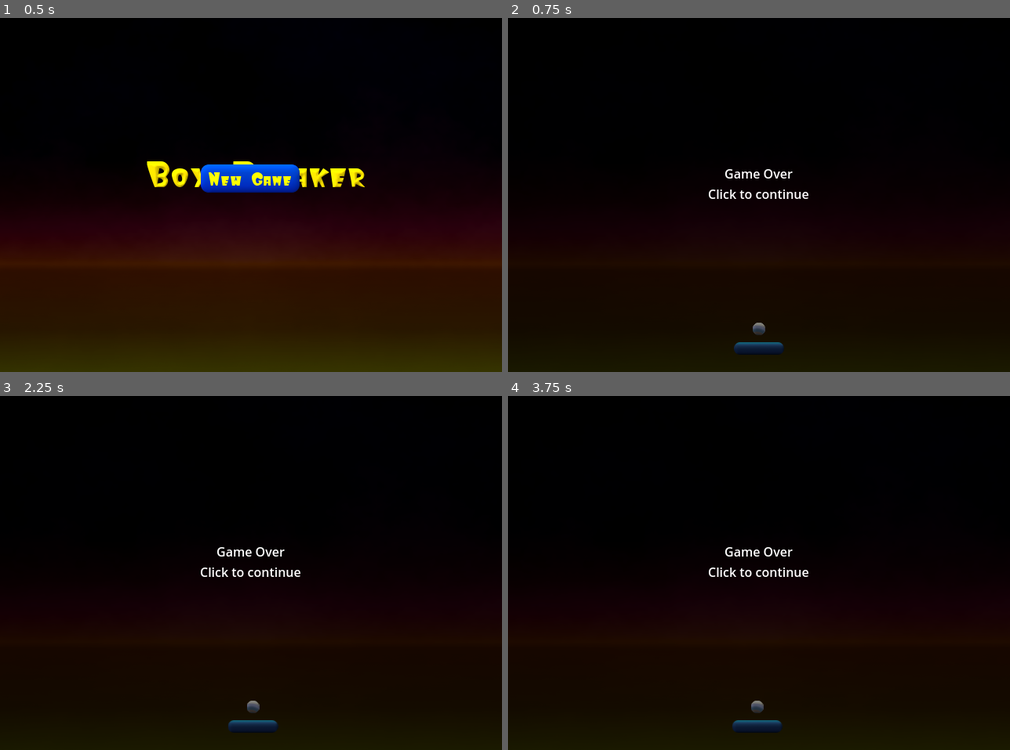
Above: before the commit, frames 1-4 (two rows, left to right).
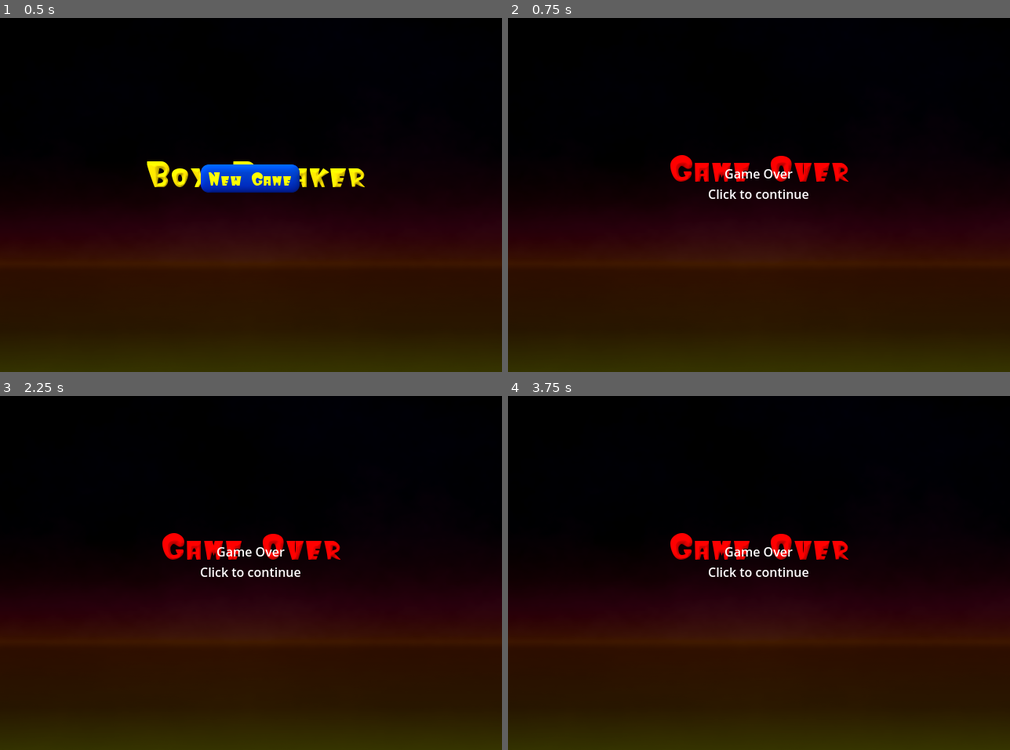
Above: after the commit, the same moments.

Repository: jdfight/BoxBreaker
Game: Godot game, scene res://scenes/main.tscn
Same seed, same stepped clock (60 frames per second), same inputs: the game is played once before the commit and once after it.
Inputs (mouse positions are in pixels of both pictures, inside the frame that each line leads up to):
- Up to frame 1 (0.5 s): no input
- Up to frame 2 (0.75 s): click (759, 184) at 0.5 s
- Up to frame 3 (2.25 s): tap Enter (ui_accept) at 1.25, 1.35, 1.52, 1.82 s; move the mouse to (361, 544) at 1.27 s; click (361, 544) at 1.42 s; click (251, 562) at 2 s
- Up to frame 4 (3.75 s): tap Enter (ui_accept) at 2.75, 2.85, 3.02, 3.32 s; move the mouse to (658, 580) at 2.77 s; click (658, 580) at 2.92 s; click (759, 562) at 3.5 s

Frame 1 is identical in both runs. In frame 2, 14% of the frame differs, in the area x 0-100%, y 38-100%; in frame 3, 14%; in frame 4, 14%.

Commit message:
Godot game feature complete

Diff:
--- a/godot_game/project.godot
+++ b/godot_game/project.godot
@@ -8,6 +8,24 @@
 
 config_version=5
 
+[application]
+
+config/name="Box Breaker"
+run/main_scene="res://scenes/main.tscn"
+config/features=PackedStringArray("4.4", "Forward Plus")
+config/icon="res://icon.svg"
+
+[autoload]
+
+MapLoader="*res://scripts/map_loader.gd"
+AudioManager="*res://scripts/audio_manager.gd"
+
+[display]
+
+window/size/viewport_width=640
+window/size/viewport_height=480
+window/stretch/mode="canvas_items"
+
 [layer_names]
 
 2d_physics/layer_1="Walls"
@@ -15,25 +33,6 @@
 2d_physics/layer_3="Paddle"
 2d_physics/layer_4="Bricks"
 
-[application]
-
-config/name="Box Breaker"
-run/main_scene="res://scenes/main.tscn"
-config/features=PackedStringArray("4.2", "Forward Plus")
-config/icon="res://icon.svg"
-
-[display]
-
-window/size/viewport_width=640
-window/size/viewport_height=480
-window/stretch/mode="canvas_items"
-window/stretch/aspect="keep"
-
-[autoload]
-
-MapLoader="*res://scripts/map_loader.gd"
-AudioManager="*res://scripts/audio_manager.gd"
-
 [rendering]
 
 renderer/rendering_method="gl_compatibility"
--- a/godot_game/scenes/ball.tscn
+++ b/godot_game/scenes/ball.tscn
@@ -1,25 +1,24 @@
-[gd_scene load_steps=4 format=3 uid="uid://cjw7q3w8xqyv"]
+[gd_scene load_steps=5 format=3 uid="uid://cjw7q3w8xqyv"]
 
-[ext_resource type="Script" path="res://scripts/ball.gd" id="1_abcde"]
-[ext_resource type="Texture2D" uid="uid://dkh2h2j2h2j2" path="res://assets/pixmaps/ball.png" id="2_fghij"]
-
-[sub_resource type="CircleShape2D" id="CircleShape2D_12345"]
-radius = 8.0
+[ext_resource type="Script" uid="uid://c7qx5v7nt4spx" path="res://scripts/ball.gd" id="1_abcde"]
+[ext_resource type="Texture2D" uid="uid://cpbs6y4gvd8vx" path="res://assets/pixmaps/ball.png" id="2_fghij"]
 
 [sub_resource type="PhysicsMaterial" id="PhysicsMaterial_bouncy"]
 friction = 0.0
 bounce = 1.0
 
+[sub_resource type="CircleShape2D" id="CircleShape2D_12345"]
+radius = 8.0
+
 [node name="Ball" type="RigidBody2D"]
-script = ExtResource("1_abcde")
 collision_layer = 2
-collision_mask = 13
-gravity_scale = 0.0
-linear_damp = 0.0
-continuous_cd = 2 # Continuous collision detection for fast-moving object
+collision_mask = 29
 physics_material_override = SubResource("PhysicsMaterial_bouncy")
+gravity_scale = 0.1
+continuous_cd = 2
 contact_monitor = true
 max_contacts_reported = 4
+script = ExtResource("1_abcde")
 
 [node name="Sprite" type="Sprite2D" parent="."]
 texture = ExtResource("2_fghij")
--- a/godot_game/scenes/brick.tscn
+++ b/godot_game/scenes/brick.tscn
@@ -1,13 +1,13 @@
 [gd_scene load_steps=4 format=3 uid="uid://d0c8bsg7n8h7e"]
 
-[ext_resource type="Script" path="res://scripts/brick.gd" id="1_abcde"]
-[ext_resource type="Texture2D" uid="uid://b8w8g8h8i8j8" path="res://assets/pixmaps/brick.png" id="2_fghij"]
+[ext_resource type="Script" uid="uid://i1wf4eprgxux" path="res://scripts/brick.gd" id="1_abcde"]
+[ext_resource type="Texture2D" uid="uid://clf8xqc6bshax" path="res://assets/pixmaps/brick.png" id="2_fghij"]
 
 [sub_resource type="RectangleShape2D" id="RectangleShape2D_12345"]
 size = Vector2(32, 16)
 
 [node name="Brick" type="StaticBody2D"]
-collision_layer = 8
+collision_layer = 16
 script = ExtResource("1_abcde")
 
 [node name="Sprite" type="Sprite2D" parent="."]
--- a/godot_game/scenes/bullet.tscn
+++ b/godot_game/scenes/bullet.tscn
@@ -1,20 +1,20 @@
-[gd_scene load_steps=4 format=3 uid="uid://c7h8i9j0k1l2"]
+[gd_scene load_steps=4 format=3 uid="uid://c7h8jaj0k1l2"]
 
-[ext_resource type="Script" path="res://scripts/bullet.gd" id="1_abcde"]
-[ext_resource type="Texture2D" uid="uid://m1n2o3p4q5r6" path="res://assets/pixmaps/bullet.png" id="2_fghij"]
+[ext_resource type="Script" uid="uid://d3jh5wnu02pxm" path="res://scripts/bullet.gd" id="1_abcde"]
+[ext_resource type="Texture2D" uid="uid://cgurdwhxql5v0" path="res://assets/pixmaps/bullet.png" id="2_fghij"]
 
 [sub_resource type="RectangleShape2D" id="RectangleShape2D_12345"]
 size = Vector2(4, 10)
 
 [node name="Bullet" type="Area2D"]
 script = ExtResource("1_abcde")
-collision_layer = 4
-collision_mask = 2 # Collide with bricks
+collision_layer = 8
+collision_mask = 16
+
+[node name="CollisionShape" type="CollisionShape2D" parent="."]
+shape = SubResource("RectangleShape2D_12345")
 
 [node name="Sprite" type="Sprite2D" parent="."]
 texture = ExtResource("2_fghij")
 
-[node name="CollisionShape" type="CollisionShape2D" parent="."]
-shape = SubResource("RectangleShape2D_12345")
-
 [connection signal="body_entered" from="." to="." method="_on_body_entered"]
--- a/godot_game/scenes/main.tscn
+++ b/godot_game/scenes/main.tscn
@@ -1,12 +1,12 @@
-[gd_scene load_steps=9 format=3 uid="uid://b5w5d0f6vj0w"]
-
-[ext_resource type="Script" path="res://scripts/main.gd" id="1_f8fgr"]
-[ext_resource type="Texture2D" uid="uid://c6lqj0vhtgqj" path="res://assets/pixmaps/bgTitle.png" id="2_wcvc5"]
-[ext_resource type="Texture2D" uid="uid://c1vry4h2kihx" path="res://assets/pixmaps/btn_newGame.png" id="3_g7wsc"]
-[ext_resource type="Texture2D" uid="uid://blg0h01h1vtm" path="res://assets/pixmaps/btn_continue.png" id="4_58h1v"]
-[ext_resource type="Texture2D" uid="uid://bpgbl58qg52su" path="res://assets/pixmaps/bg1.png" id="5_q82j1"]
+[gd_scene load_steps=11 format=3 uid="uid://b5w5d0f6vj0w"]
+
+[ext_resource type="Script" uid="uid://v5ekiumpbiw6" path="res://scripts/main.gd" id="1_f8fgr"]
+[ext_resource type="Texture2D" uid="uid://dgbsh8hcuv5x7" path="res://assets/pixmaps/bgTitle.png" id="2_wcvc5"]
+[ext_resource type="Texture2D" uid="uid://ci5bsb6306wef" path="res://assets/pixmaps/btn_newGame.png" id="3_g7wsc"]
+[ext_resource type="Texture2D" uid="uid://4jiwsr6hn8l1" path="res://assets/pixmaps/btn_continue.png" id="4_58h1v"]
+[ext_resource type="Texture2D" uid="uid://bv0cc3ebkx18e" path="res://assets/pixmaps/bg1.png" id="5_q82j1"]
 [ext_resource type="PackedScene" uid="uid://bixyqf2w5y5w" path="res://scenes/paddle.tscn" id="6_abcde"]
-[ext_resource type="PackedScene" uid="uid://d0c8bsg7n8h7e" path="res://scenes/brick.tscn" id="7_fghij"]
+[ext_resource type="Texture2D" uid="uid://vbfjb5iyc8t" path="res://assets/pixmaps/bgGameOver.png" id="8_abcde"]
 
 [sub_resource type="RectangleShape2D" id="RectangleShape2D_wall"]
 size = Vector2(660, 20)
@@ -28,7 +28,6 @@
 position = Vector2(320, 450)
 
 [node name="Walls" type="StaticBody2D" parent="."]
-collision_layer = 1
 
 [node name="Top" type="CollisionShape2D" parent="Walls"]
 position = Vector2(320, -10)
@@ -44,9 +43,15 @@
 
 [node name="FloorSensor" type="Area2D" parent="."]
 position = Vector2(320, 490)
+collision_layer = 2
+collision_mask = 2
 
 [node name="CollisionShape" type="CollisionShape2D" parent="FloorSensor"]
 shape = SubResource("RectangleShape2D_floor")
+
+[node name="LevelCompleteTimer" type="Timer" parent="."]
+wait_time = 0.1
+one_shot = true
 
 [node name="UI" type="CanvasLayer" parent="."]
 
@@ -141,22 +146,22 @@
 horizontal_alignment = 1
 
 [node name="GameOverScreen" type="Control" parent="UI"]
-layout_mode = 3
-anchors_preset = 15
-anchor_right = 1.0
-anchor_bottom = 1.0
-grow_horizontal = 2
-grow_vertical = 2
 visible = false
-
-[node name="ColorRect" type="ColorRect" parent="UI/GameOverScreen"]
-layout_mode = 1
-anchors_preset = 15
-anchor_right = 1.0
-anchor_bottom = 1.0
-grow_horizontal = 2
-grow_vertical = 2
-color = Color(0, 0, 0, 0.5)
+layout_mode = 3
+anchors_preset = 15
+anchor_right = 1.0
+anchor_bottom = 1.0
+grow_horizontal = 2
+grow_vertical = 2
+
+[node name="TextureRect" type="TextureRect" parent="UI/GameOverScreen"]
+layout_mode = 1
+anchors_preset = 15
+anchor_right = 1.0
+anchor_bottom = 1.0
+grow_horizontal = 2
+grow_vertical = 2
+texture = ExtResource("8_abcde")
 
 [node name="Label" type="Label" parent="UI/GameOverScreen"]
 layout_mode = 1
--- a/godot_game/scenes/powerup.tscn
+++ b/godot_game/scenes/powerup.tscn
@@ -1,12 +1,13 @@
 [gd_scene load_steps=4 format=3 uid="uid://d1e2f3g4h5i6"]
 
-[ext_resource type="Script" path="res://scripts/powerup.gd" id="1_abcde"]
-[ext_resource type="Texture2D" uid="uid://j1k2l3m4n5o6" path="res://assets/pixmaps/bonus_ball.png" id="2_fghij"]
+[ext_resource type="Script" uid="uid://1llmmbrjafpp" path="res://scripts/powerup.gd" id="1_abcde"]
+[ext_resource type="Texture2D" uid="uid://c6ym0y528gaud" path="res://assets/pixmaps/bonus_ball.png" id="2_fghij"]
 
 [sub_resource type="RectangleShape2D" id="RectangleShape2D_12345"]
 size = Vector2(24, 12)
 
 [node name="PowerUp" type="Area2D"]
+collision_mask = 4
 script = ExtResource("1_abcde")
 
 [node name="Sprite" type="Sprite2D" parent="."]
--- a/godot_game/scripts/ball.gd
+++ b/godot_game/scripts/ball.gd
@@ -17,13 +17,17 @@
 func _ready():
 	# Find the paddle in the scene tree. This is a simple way, but for
 	# larger scenes, signals or groups would be better.
+	add_to_group("balls")
 	paddle = get_parent().get_node("Paddle")
 	connect("body_entered", _on_body_entered)
 	freeze = true
 
 func _on_body_entered(body):
 	if body.is_in_group("bricks"):
-		body.take_damage()
+		if is_bomb:
+			explode(body)
+		else:
+			body.take_damage()
 
 func _physics_process(delta):
 	if state == BallState.ON_PADDLE:
@@ -58,3 +62,15 @@
 	linear_velocity = Vector2.ZERO
 	angular_velocity = 0
 	set_as_bomb(false)
+
+func explode(hit_brick):
+	var explosion_radius = 100
+	var bricks_in_radius = []
+	for brick in get_tree().get_nodes_in_group("bricks"):
+		if brick.global_position.distance_to(hit_brick.global_position) < explosion_radius:
+			bricks_in_radius.append(brick)
+
+	for brick in bricks_in_radius:
+		brick.destroy_brick()
+
+	set_as_bomb(false)
--- a/godot_game/scripts/brick.gd
+++ b/godot_game/scripts/brick.gd
@@ -63,6 +63,7 @@
 		get_parent().add_child(new_powerup)
 		new_powerup.position = global_position
 		new_powerup.set_type(chosen_type)
+		new_powerup.connect("powerup_collected", get_tree().root.get_node("Main")._on_powerup_collected)
 
 	var particles = BrickParticles.instantiate()
 	particles.position = global_position
--- a/godot_game/scripts/bullet.gd
+++ b/godot_game/scripts/bullet.gd
@@ -8,6 +8,7 @@
 		queue_free()
 
 func _on_body_entered(body):
+	print("Bullet collided with: ", body.name)
 	if body.is_in_group("bricks"):
 		body.take_damage()
 		queue_free()
--- a/godot_game/scripts/main.gd
+++ b/godot_game/scripts/main.gd
@@ -31,12 +31,12 @@
 # Called when the node enters the scene tree for the first time.
 func _ready():
 	update_ui()
-	get_tree().root.connect("child_entered_tree", _on_child_entered_tree)
 	$UI/StartMenu/ContinueButton.visible = FileAccess.file_exists(SAVE_PATH)
-
-func _on_child_entered_tree(node):
-	if node is Area2D and node.has_signal("powerup_collected"):
-		node.connect("powerup_collected", _on_powerup_collected)
+	$LevelCompleteTimer.connect("timeout", self._check_level_complete)
+
+
+
+
 
 func _input(event):
 	if game_state == GameState.PLAYING and event is InputEventMouseButton and event.pressed:
@@ -45,6 +45,9 @@
 				ball.launch()
 		elif event.button_index == MOUSE_BUTTON_RIGHT:
 			shoot()
+	elif game_state == GameState.GAME_OVER and event is InputEventMouseButton and event.pressed:
+		if event.button_index == MOUSE_BUTTON_LEFT:
+			change_state(GameState.START_MENU)
 
 func shoot():
 	if ammo > 0:
@@ -57,8 +60,7 @@
 
 # Called every frame. 'delta' is the elapsed time since the previous frame.
 func _process(delta):
-	if (game_state == GameState.GAME_OVER or game_state == GameState.GAME_WON) and Input.is_action_just_pressed("ui_accept"):
-		change_state(GameState.START_MENU)
+	pass
 
 func change_state(new_state: GameState):
 	game_state = new_state
@@ -91,6 +93,7 @@
 	score_label.text = "Score: %d" % score
 	lives_label.text = "Lives: %d" % lives
 	ammo_label.text = "Ammo: %d" % ammo
+	ammo_label.visible = ammo > 0
 
 func _on_new_game_button_pressed():
 	print("New Game button pressed")
@@ -104,7 +107,7 @@
 	if new_game:
 		score = 0
 		lives = 5
-		ammo = 0
+		ammo = 20
 		current_level = 0
 	else:
 		current_level = load_progress()
@@ -117,7 +120,10 @@
 		ball.queue_free()
 	balls.clear()
 
+	$FloorSensor.monitoring = true
+
 	create_new_ball()
+	balls[0].set_as_bomb(true)
 
 	_load_level(current_level)
 
@@ -149,20 +155,22 @@
 				new_brick.connect("brick_destroyed", _on_brick_destroyed)
 
 
-func create_new_ball():
+func create_new_ball(launch_now = false):
 	var new_ball = Ball.instantiate()
 	add_child(new_ball)
-	# Explicitly set position relative to the paddle on creation
+	new_ball.reset_ball()
 	if is_instance_valid($Paddle):
 		new_ball.position = $Paddle.position + Vector2(0, -25)
 	balls.append(new_ball)
+	if launch_now:
+		new_ball.launch()
 
 func _on_brick_destroyed(brick):
 	score += 100
 	update_ui()
 
-	# Use call_deferred to wait for the brick to be removed from the tree
-	call_deferred("_check_level_complete")
+	# Use a timer to wait for the brick to be removed from the tree
+	$LevelCompleteTimer.start()
 
 func _check_level_complete():
 	if get_tree().get_nodes_in_group("bricks").is_empty():
@@ -179,9 +187,10 @@
 
 func _on_powerup_collected(type):
 	AudioManager.play_sound("sfx-06")
+	score += 200
 	match type:
 		"ball":
-			create_new_ball()
+			create_new_ball(true)
 		"bomb":
 			for ball in balls:
 				ball.set_as_bomb(true)
@@ -191,7 +200,7 @@
 			ammo = 20
 		"ballMulti":
 			for i in range(4):
-				create_new_ball()
+				create_new_ball(true)
 		"life":
 			lives += 1
 		"grow":
@@ -200,9 +209,10 @@
 	update_ui()
 
 func _on_floor_sensor_body_entered(body):
+	print("Floor sensor entered by: ", body.name)
 	if body is RigidBody2D: # It's a ball
+		balls.erase(body)
 		body.queue_free()
-		balls.erase(body)
 
 		if balls.is_empty():
 			lives -= 1
@@ -211,7 +221,7 @@
 			if lives <= 0:
 				change_state(GameState.GAME_OVER)
 			else:
-				create_new_ball()
+				call_deferred("create_new_ball")
 
 func save_progress(level):
 	var file = FileAccess.open(SAVE_PATH, FileAccess.WRITE)
--- a/godot_game/scripts/paddle.gd
+++ b/godot_game/scripts/paddle.gd
@@ -27,3 +27,7 @@
 
 	var new_shape_size = Vector2(new_width, collision_shape.shape.size.y)
 	collision_shape.shape.size = new_shape_size
+
+func reset_paddle():
+	var screen_width = get_viewport_rect().size.x
+	position.x = screen_width / 2
--- a/godot_game/scripts/powerup.gd
+++ b/godot_game/scripts/powerup.gd
@@ -22,6 +22,7 @@
 
 func set_type(new_type: String):
 	type = new_type
+	add_to_group("powerups")
 	if POWERUP_TEXTURES.has(type):
 		$Sprite.texture = POWERUP_TEXTURES[type]
 	else:
Not shown, added: godot_game/assets/audio/sfx-01.mp3.import
Not shown, added: godot_game/assets/audio/sfx-01b.mp3.import
Not shown, added: godot_game/assets/audio/sfx-02.mp3.import
Not shown, added: godot_game/assets/audio/sfx-03.mp3.import
Not shown, added: godot_game/assets/audio/sfx-04.mp3.import
Not shown, added: godot_game/assets/audio/sfx-05.mp3.import
Not shown, added: godot_game/assets/audio/sfx-06.mp3.import
Not shown, added: godot_game/assets/audio/sfx-07.mp3.import
Not shown, added: godot_game/assets/audio/sfx-08.mp3.import
Not shown, added: godot_game/assets/audio/sfx-09.mp3.import
Not shown, added: godot_game/assets/pixmaps/ball.png.import
Not shown, added: godot_game/assets/pixmaps/ball_bomb.png.import
(and 77 more such lines)
